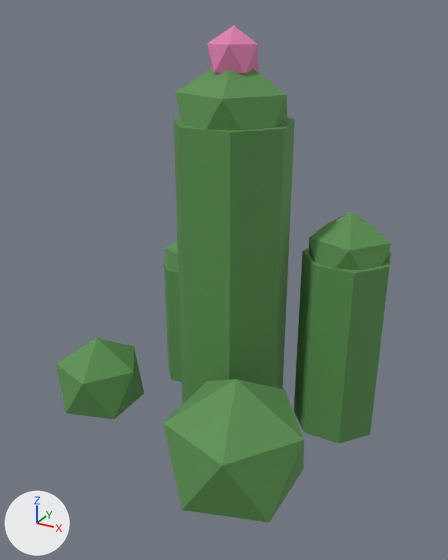
The glTF model export/unity/buisson_desert_2.glb: old version first, new version second.
Before and after are seen from a 50 mm camera at (0.421, -0.793, 0.667) aimed at (0.014, -0.052, 0.297). The lights are fixed; the arrows at lower left show +X, +Y and +Z. The older version comes first. Vertices at exactly the same position are counted once.

Names of what the first picture shows: 'cactus_cactus.004', 'cactus_rose.004'.
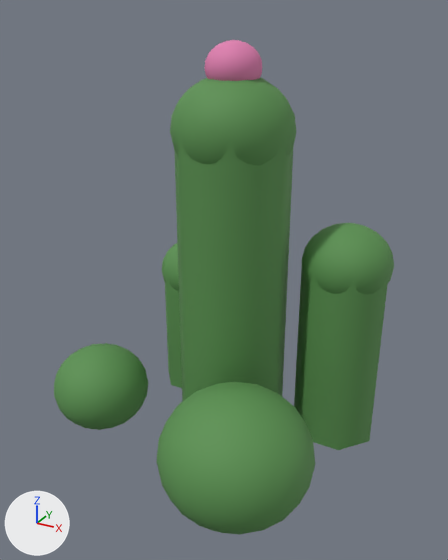
Where the change shows, as pixel boxes (x1, y1, x2, y2) in the pictures (448 x 560 px; the box of a moved part takes in the faces that stretch with it):
'cactus_cactus.004', reshaped
    before: (56, 68, 391, 522)
    after: (54, 77, 394, 534)
'cactus_rose.004', reshaped (11% wider, 16% shorter)
    before: (207, 26, 259, 75)
    after: (205, 40, 263, 81)
part 1 of me_cactus_cactus_005, moved or reshaped
    before: (173, 117, 295, 403)
    after: (174, 137, 294, 401)
part 2 of me_cactus_cactus_005, added (green)
    after: (170, 77, 296, 166)
part 3 of me_cactus_cactus_005, added (green)
    after: (54, 343, 148, 430)
part 4 of me_cactus_cactus_005, rebuilt (11% wider, 16% taller)
    before: (164, 257, 182, 382)
    after: (162, 243, 182, 388)
part 5 of me_cactus_cactus_005, rebuilt (16% taller)
    before: (294, 248, 391, 444)
    after: (294, 223, 394, 450)
part 6 of me_cactus_cactus_005, deleted
    before: (165, 241, 178, 271)
part 7 of me_cactus_cactus_005, deleted (green)
    before: (56, 338, 144, 419)
part 8 of me_cactus_cactus_005, deleted (green)
    before: (309, 211, 391, 270)
part 9 of me_cactus_cactus_005, deleted (green)
    before: (176, 68, 287, 130)
part 10 of me_cactus_cactus_005, built on
    before: (163, 379, 304, 522)
    after: (156, 382, 315, 534)

Patch to the scene script:
```diff
--- a/export/unity/buisson_desert_2.glb.py
+++ b/export/unity/buisson_desert_2.glb.py
@@ me_cactus_cactus_005 @@
 # used by ob_cactus_cactus_004; location = (0.0, 0.0, 0.0)
-me_cactus_cactus_005.from_pydata(...)  # 102 vertices, 172 faces; spans x -0.272..0.228, y -0.269..0.165, z 0.0..0.61
+me_cactus_cactus_005.from_pydata(...)  # 850 vertices, 1672 faces; spans x -0.28..0.23, y -0.285..0.165, z 0.0..0.586
+# me_cactus_cactus_005 part 1: the loose piece of 14 vertices spanning x -0.088..0.088, y -0.081..0.09, z 0.02..0.52 is moved by (0.0, 0.0, -0.013)
+# me_cactus_cactus_005 part 2: a new loose piece, an icosphere of 320 faces spanning x -0.09..0.09, y -0.09..0.09, z 0.428..0.586, in mat_cactus (green #5a9150)
+# me_cactus_cactus_005 part 3: a new loose piece, an icosphere of 320 faces spanning x -0.28..-0.12, y -0.18..-0.02, z 0.001..0.142, in mat_cactus (green #5a9150)
+# me_cactus_cactus_005 part 4: the loose piece of 14 vertices spanning x -0.188..-0.062, y 0.041..0.165, z 0.02..0.245 is rebuilt with 175 vertices and now spans x -0.19..-0.06, y 0.035..0.165, z 0.007..0.289
+# me_cactus_cactus_005 part 5: the loose piece of 14 vertices spanning x 0.092..0.228, y 0.012..0.145, z 0.02..0.32 is rebuilt with 175 vertices and now spans x 0.09..0.23, y 0.005..0.145, z 0.007..0.368
+# me_cactus_cactus_005 part 6: the loose piece of 12 vertices spanning x -0.183..-0.067, y 0.045..0.155, z 0.18..0.31 is deleted
+# me_cactus_cactus_005 part 7: the loose piece of 12 vertices spanning x -0.272..-0.128, y -0.168..-0.032, z 0.005..0.165 is deleted
+# me_cactus_cactus_005 part 8: the loose piece of 12 vertices spanning x 0.097..0.223, y 0.015..0.135, z 0.25..0.39 is deleted
+# me_cactus_cactus_005 part 9: the loose piece of 12 vertices spanning x -0.08..0.08, y -0.077..0.077, z 0.43..0.61 is deleted
+# me_cactus_cactus_005 part 10: 11 vertices removed from x 0.002..0.198, y -0.269..-0.081, z 0.061..0.22; 161 vertices added at x -0.01..0.21, y -0.285..-0.065, z 0.003..0.194
 me_cactus_cactus_005.materials.append(mat_cactus)
@@ me_cactus_rose_005 @@
 # used by ob_cactus_rose_004; location = (0.0, 0.0, 0.0)
-me_cactus_rose_005.from_pydata(...)  # 12 vertices, 20 faces; spans x -0.0358..0.0358, y -0.034..0.034, z 0.565..0.645
+me_cactus_rose_005.from_pydata(...)  # 162 vertices, 320 faces; spans x -0.04..0.04, y -0.04..0.04, z 0.5566..0.627
+# me_cactus_rose_005 part 11: the whole mesh is rebuilt
 me_cactus_rose_005.materials.append(mat_rose)
```
